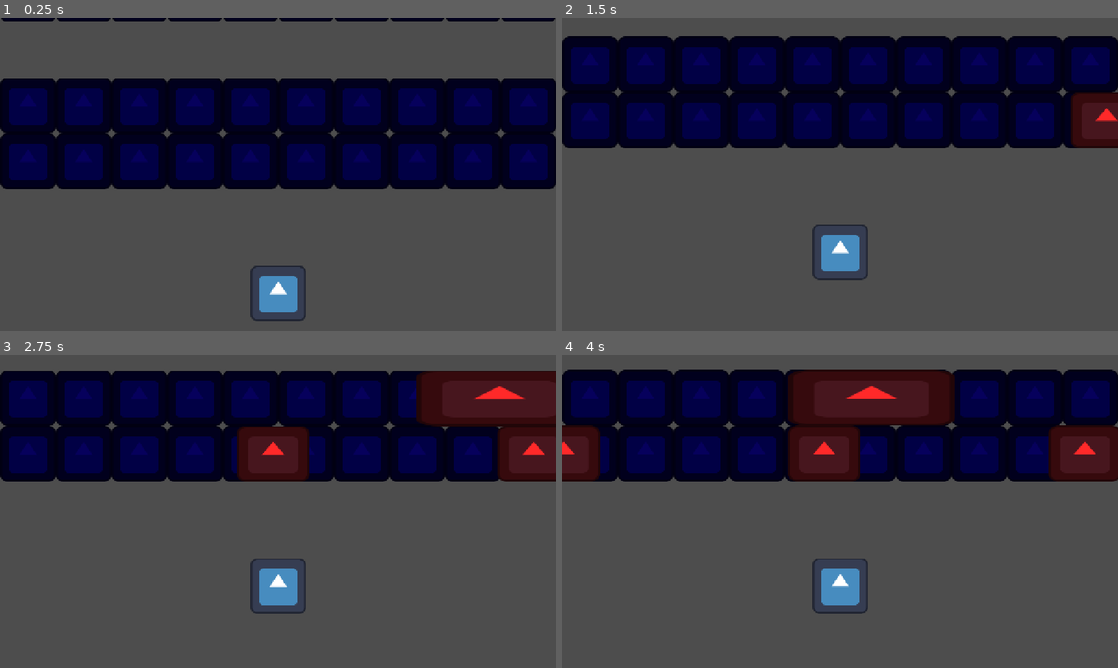
Above: before the commit, frames 1-4 (two rows, left to right).
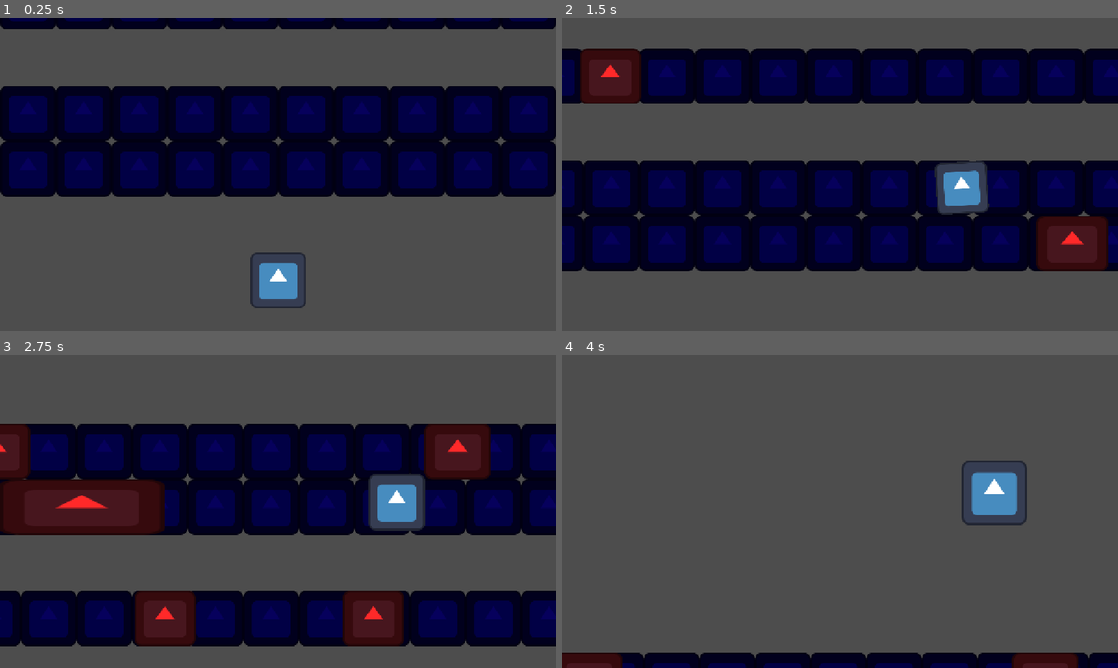
Above: after the commit, the same moments.

Repository: nilstop/Frogger
Game: Godot game, scene res://Levels/level.tscn
Two runs of this game, one before a commit and one after it. Both use one fixed random seed, a clock stepped at 60 frames per second and the inputs below. The engine's default icon, where the game draws it, is replaced by a stand-in: a white triangle on a blue panel in a dark square.
Inputs (mouse positions are in pixels of both pictures, inside the frame that each line leads up to):
- Up to frame 1 (0.25 s): no input
- Up to frame 2 (1.5 s): tap Enter (debug_reset) at 0.5 s; move the mouse to (962, 158) at 0.52 s; press the mouse at (962, 158) at 0.53 s; hold Right (right) 0.53-1.28 s; move the mouse to (728, 190) at 1.27 s; release the mouse at (728, 190) at 1.28 s; hold Left (left) from 1.28 s (still down); click (728, 190) at 1.35 s
- Up to frame 3 (2.75 s): click (166, 527) at 1.52 s; click (166, 527) at 1.82 s; move the mouse to (333, 442) at 2.02 s; release Left (left) at 2.03 s; press the mouse at (333, 442) at 2.03 s; hold Right (right) from 2.03 s (still down)
- Up to frame 4 (4 s): move the mouse to (812, 574) at 2.77 s; release the mouse at (812, 574) at 2.78 s; click (812, 574) at 2.85 s; click (812, 574) at 3.02 s; click (812, 574) at 3.32 s; move the mouse to (1006, 558) at 3.52 s; release Right (right) at 3.53 s; press the mouse at (1006, 558) at 3.53 s; hold Left (left) from 3.53 s (still down)

The runs differ from the first frame. In frame 1, 16% of the frame differs, in the area x 0-100%, y 0-97%; in frame 2, 64%; in frame 3, 64%, in the area x 0-100%, y 5-94%; in frame 4, 42%.
Error before the commit: Parse Error: Unindent doesn't match the previous indentation level. (res://Frog/frog.gd:62)

Commit message:
death fix
makes you able to die when the jump is done and fully works

Diff:
--- a/Frog/frog.gd
+++ b/Frog/frog.gd
@@ -6,7 +6,7 @@
 @onready var label: Label = $Label
 
 @onready var animation_player: AnimationPlayer = $AnimationPlayer
-@onready var game_start_pos := Vector2(get_viewport_rect().size.x/2, get_viewport_rect().size.y - Global.cell_size/2)
+@onready var game_start_pos := Vector2(get_viewport_rect().size.x/2.0, get_viewport_rect().size.y - Global.cell_size/2.0)
 
 @export var jump_duration : float
 @export var jump_curve : Curve
@@ -16,11 +16,11 @@
 @export var wiggle_rot_FREQ : float
 @export var wiggle_rot_AMP : float
 
-enum States {WIGGLE, JUMP, IDLE}
+enum States {WIGGLE, JUMP, IDLE, DEAD}
 
 var state : States = States.IDLE: set = set_state
 var jump_start_pos : Vector2
-var jump_end_pos : Vector2
+var jump_end_pos : float
 var wiggle_dir : Vector2
 var wiggle_rot_progress
 
@@ -32,16 +32,18 @@
 		animation_player.play("jump")
 		animation_player.seek(0.0, true)
 		jump_start_pos = global_position
-		jump_end_pos = global_position + Vector2(0,Global.cell_size)
+		jump_end_pos = global_position.x
+		#diagonal jumping
 		if Input.is_action_pressed("left"):
-			jump_end_pos += Vector2(Global.cell_size,0)
+			jump_end_pos += Global.cell_size
 		elif Input.is_action_pressed("right"):
-			jump_end_pos += Vector2(-Global.cell_size,0)
+			jump_end_pos -= Global.cell_size
 
 		var tween = create_tween()
 		tween.tween_method(jump, 0.0, 1.0, jump_duration)
 		await tween.finished
 		set_state(States.IDLE)
+		check_collision()
 
 	if state == States.WIGGLE:
 		wiggle_rot_progress = 0.0
@@ -51,23 +53,27 @@
 			set_state(States.WIGGLE)
 
 func jump(curve_time):
-	global_position = jump_start_pos - jump_curve.sample(curve_time) * Vector2(jump_end_pos.x - jump_start_pos.x,Global.cell_size)
+	global_position = jump_start_pos - jump_curve.sample(curve_time) * Vector2(jump_end_pos - jump_start_pos.x,Global.cell_size)
 
 func _ready() -> void:
 	global_position = game_start_pos
 
 func _physics_process(delta: float) -> void:
-	if Input.is_action_pressed("Jump") and state != States.JUMP:
-		#if overlaps_area():
-			pass
-		set_state(States.JUMP)
+	if state != States.DEAD:
+		#jump when jump button pressed
+		if Input.is_action_pressed("Jump") and state != States.JUMP:
+			set_state(States.JUMP)
 
-	elif Input.is_action_just_pressed("left") or Input.is_action_just_pressed("right") and state != States.JUMP:
+		#set wiggle and idle state and check_collision for hazards
 		if state != States.JUMP:
-			set_state(States.WIGGLE)
+			#set state to wiggle when pressing left or right on ground
+			if Input.is_action_just_pressed("left") or Input.is_action_just_pressed("right"):
+				set_state(States.WIGGLE)
 
-	if not Input.is_action_pressed("left") and not Input.is_action_pressed("right") and state != States.JUMP:
-		state = States.IDLE
+			if not Input.is_action_pressed("left") and not Input.is_action_pressed("right"):
+				state = States.IDLE
+
+			check_collision()
 
 	#walk and walk animation when state is wiggle
 	if state == States.WIGGLE:
@@ -82,18 +88,20 @@
 
 	if Input.is_action_just_pressed("debug_reset"):
 		show()
+		set_state(States.IDLE)
 		global_position = game_start_pos
 
+#run death() if you're colliding with the masked layer
+func check_collision():
+	if get_overlapping_areas():
+			death("roadkill")
 
-func _on_area_entered(area: Area2D) -> void:
+func death(cause: String):
 
-	if area.is_in_group("hazard"):
-		death("roadkill")
-
-func death(cause):
 	emit_signal("frog_death")
 	if cause == "roadkill":
 		if state != States.JUMP:
 			hide()
 	else:
 		hide()
+	set_state(States.DEAD)
--- a/Frog/frog.tscn
+++ b/Frog/frog.tscn
@@ -48,6 +48,7 @@
 }
 
 [node name="Frog" type="Area2D"]
+collision_mask = 2
 script = ExtResource("1_ignkv")
 jump_duration = 0.4
 jump_curve = SubResource("Curve_uoul2")
--- a/Levels/Elements/Driveway/car.gd
+++ b/Levels/Elements/Driveway/car.gd
@@ -1,6 +1,7 @@
 extends Area2D
 class_name car
 
+@onready var collision_shape: CollisionShape2D = $CollisionShape2D
 @onready var sprite_2d: Sprite2D = $Sprite2D
 @onready var base_width = sprite_2d.texture.get_width()
 
@@ -12,10 +13,11 @@
 func _ready() -> void:
 	global_position.x = get_viewport_rect().size.x / 2
 	sprite_2d.scale.x = width_scale
+	collision_shape.scale.x = width_scale
 	if direction == 1:
-		position.x = -get_viewport_rect().size.x - base_width / 2 * width_scale
+		position.x = -get_viewport_rect().size.x - base_width / 2.0 * width_scale
 	elif direction == -1:
-		position.x = get_viewport_rect().size.x + base_width / 2 * width_scale
+		position.x = get_viewport_rect().size.x + base_width / 2.0 * width_scale
 
 func _process(delta: float) -> void:
 	position.x += direction * speed * delta
--- a/Levels/Elements/Driveway/car.tscn
+++ b/Levels/Elements/Driveway/car.tscn
@@ -4,9 +4,10 @@
 [ext_resource type="Texture2D" uid="uid://cpxs5ia6x0kgd" path="res://icon.svg" id="2_g2cik"]
 
 [sub_resource type="RectangleShape2D" id="RectangleShape2D_3ao48"]
-size = Vector2(128, 130)
+size = Vector2(106, 100)
 
 [node name="Car" type="Area2D" groups=["hazard"]]
+collision_layer = 2
 script = ExtResource("1_ubhkq")
 
 [node name="Sprite2D" type="Sprite2D" parent="."]
@@ -17,6 +18,6 @@
 shape = SubResource("RectangleShape2D_3ao48")
 
 [node name="VisibleOnScreenNotifier2D" type="VisibleOnScreenNotifier2D" parent="."]
-scale = Vector2(10.8, 7.1)
+scale = Vector2(10.8, 1456.6)
 
 [connection signal="screen_exited" from="VisibleOnScreenNotifier2D" to="." method="_on_visible_on_screen_notifier_2d_screen_exited"]
--- a/Levels/Elements/Driveway/driveway.gd
+++ b/Levels/Elements/Driveway/driveway.gd
@@ -14,7 +14,7 @@
 	timer.wait_time = frequency_seconds
 	timer.start()
 	instantiate_car()
-	global_position = Vector2(get_viewport_rect().size.x/2, get_viewport_rect().size.y - cell * Global.cell_size + Global.cell_size / 2)
+	global_position = Vector2(get_viewport_rect().size.x/2.0, get_viewport_rect().size.y - cell * Global.cell_size + Global.cell_size / 2.0)
 
 func _on_timer_timeout() -> void:
 	instantiate_car()
--- a/Levels/camera.gd
+++ b/Levels/camera.gd
@@ -9,6 +9,6 @@
 
 
 
-func _process(delta: float) -> void:
+func _process(_delta: float) -> void:
 	global_position = Vector2((frog.global_position.x - default_x_pos) / x_divide + default_x_pos, frog.global_position.y)
 	label.text = str(global_position - frog.global_position)
--- a/global.gd
+++ b/global.gd
@@ -1,3 +1,3 @@
 extends Node
 
-var cell_size := 128
+var cell_size := 128.0
--- a/project.godot
+++ b/project.godot
@@ -58,3 +58,7 @@
 , Object(InputEventKey,"resource_local_to_scene":false,"resource_name":"","device":-1,"window_id":0,"alt_pressed":false …(183 unchanged characters)…
 ]
 }
+
+[layer_names]
+
+2d_physics/layer_2="hazard"
